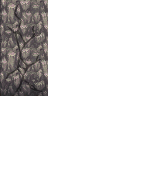
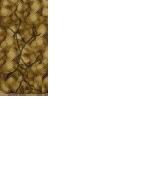
Layered file, before and after one edit (144x192). Changes by layer:
renamed "Layer 3" to "Layer 5", painted on it over (0, 0, 48, 96)
removed layer "Layer 1" over (0, 48, 48, 96)
removed layer "Layer 0" over (0, 48, 48, 96)
